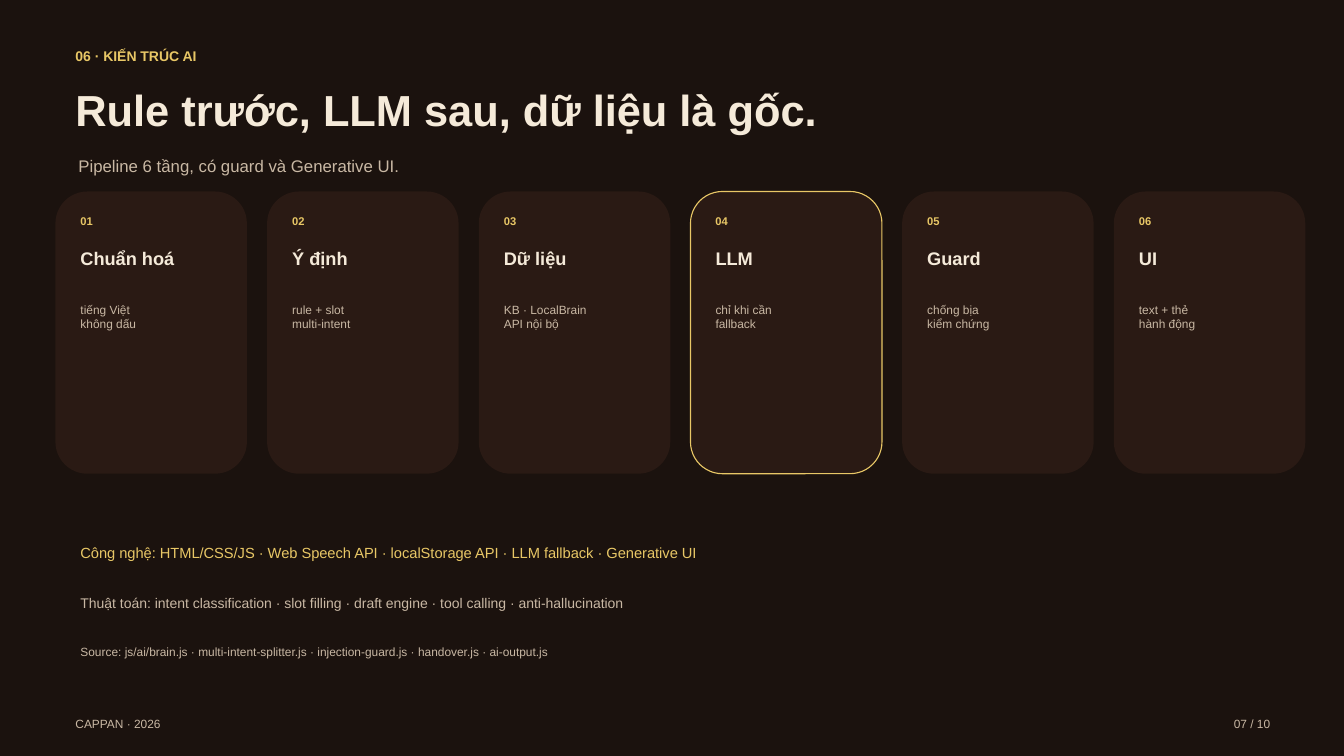
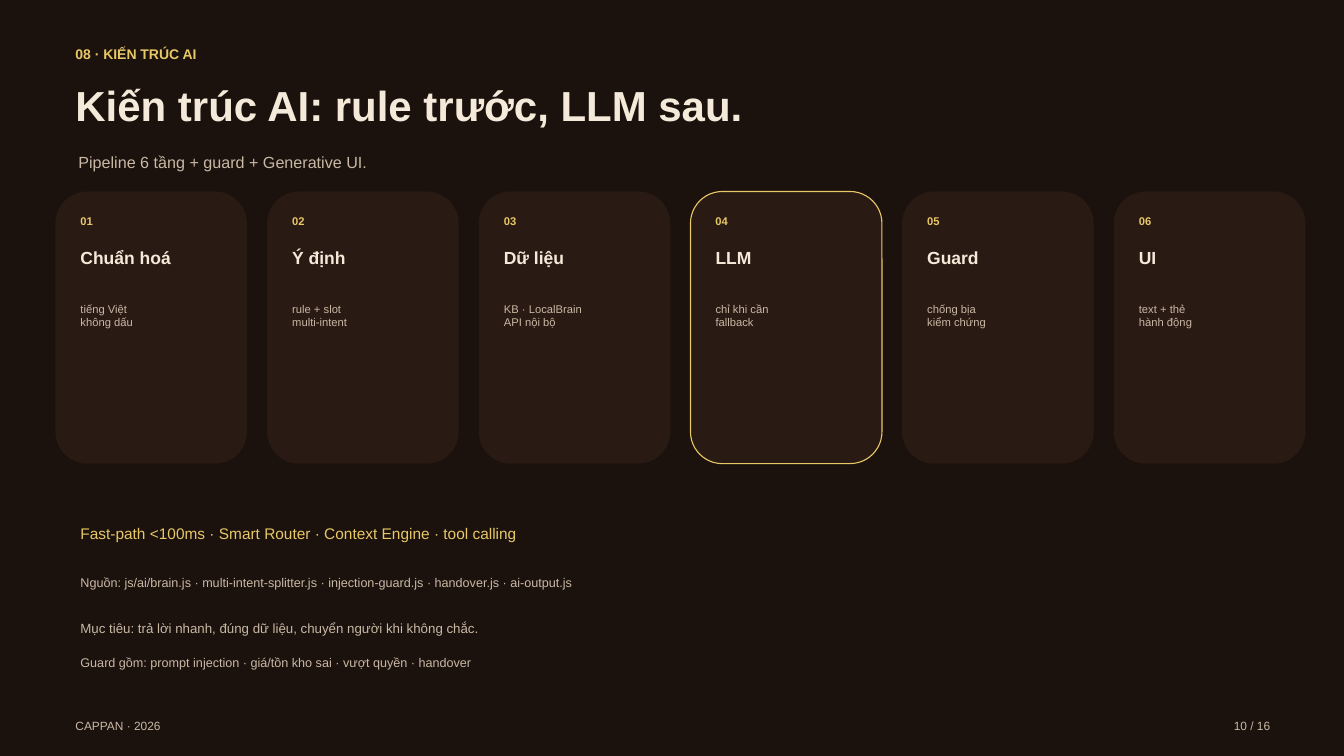
Before and after one commit to cappannguyen-0901/cappanwebdemo, a slide deck: slide 10 of cappan-slides.pptx (slide 7 before the commit). Drawn at 1344x756 pixels with LibreOffice and Linux fonts; fonts in the diff are those of the drawing. Boxes give left, top, right and bottom in pixels: in the first picture for what was removed or moved away, otherwise in the second. Text is boxed around its words. In the diff, an @@ line names an element or a change of style, - is before the commit and + after.

```diff
--- a/cappan-slides.pptx
+++ b/cappan-slides.pptx
@@ text at (x1=75, y1=48, x2=197, y2=59): text changed @@
-06 · KIẾN TRÚC AI
+08 · KIẾN TRÚC AI
@@ text at (x1=75, y1=88, x2=742, y2=128): text changed; size 31 to 30 pt @@
-Rule trước, LLM sau, dữ liệu là gốc.
+Kiến trúc AI: rule trước, LLM sau.
@@ text at (x1=78, y1=155, x2=367, y2=172): text changed; size 12 to 11.5 pt @@
-Pipeline 6 tầng, có guard và Generative UI.
+Pipeline 6 tầng + guard + Generative UI.
@@ rounded rectangle resized from (x1=55, y1=192, x2=247, y2=474) to (x1=55, y1=192, x2=247, y2=464) @@
@@ rounded rectangle resized from (x1=267, y1=192, x2=459, y2=474) to (x1=267, y1=192, x2=459, y2=464) @@
@@ rounded rectangle resized from (x1=479, y1=192, x2=670, y2=474) to (x1=479, y1=192, x2=670, y2=464) @@
@@ rounded rectangle resized from (x1=691, y1=192, x2=882, y2=474) to (x1=691, y1=192, x2=882, y2=464) @@
@@ rounded rectangle resized from (x1=902, y1=192, x2=1094, y2=474) to (x1=902, y1=192, x2=1094, y2=464) @@
@@ rounded rectangle resized from (x1=1114, y1=192, x2=1306, y2=474) to (x1=1114, y1=192, x2=1306, y2=464) @@
@@ size 13 to 12.5 pt in 5 elements at (x1=80, y1=251, x2=171, y2=264), (x1=292, y1=251, x2=346, y2=267), (x1=504, y1=251, x2=564, y2=267), (x1=716, y1=252, x2=752, y2=264), (x1=927, y1=251, x2=978, y2=264) @@
@@ size 8.5 to 8 pt in 6 elements at (x1=80, y1=304, x2=133, y2=329), (x1=292, y1=305, x2=347, y2=326), (x1=504, y1=305, x2=582, y2=328), (x1=716, y1=304, x2=768, y2=326), (x1=927, y1=304, x2=986, y2=329), (x1=1139, y1=304, x2=1192, y2=328) @@
@@ text at (x1=80, y1=528, x2=517, y2=542): text changed; size 10.5 to 11 pt @@
-Công nghệ: HTML/CSS/JS · Web Speech API · localStorage API · LLM fallback · Generative UI
+Fast-path <100ms · Smart Router · Context Engine · tool calling
@@ text at (x1=80, y1=577, x2=572, y2=590): text changed; size 8.5 to 9 pt @@
-Source: js/ai/brain.js · multi-intent-splitter.js · injection-guard.js · handover.js · ai-output.js
+Nguồn: js/ai/brain.js · multi-intent-splitter.js · injection-guard.js · handover.js · ai-output.js
@@ text removed at (x1=80, y1=597, x2=624, y2=611) @@
-Thuật toán: intent classification · slot filling · draft engine · tool calling · anti-hallucination
@@ text added at (x1=80, y1=622, x2=479, y2=636), 9.5 pt, text #C9B8A4 @@
+Mục tiêu: trả lời nhanh, đúng dữ liệu, chuyển người khi không chắc.
@@ text added at (x1=80, y1=657, x2=472, y2=670), 9 pt, text #C9B8A4 @@
+Guard gồm: prompt injection · giá/tồn kho sai · vượt quyền · handover
@@ text at (x1=1234, y1=721, x2=1270, y2=730): text changed @@
-07 / 10
+10 / 16
```
Also in this commit, not shown: 8 other slides changed, 7 slides added, 1 slide removed, 7 other files.
